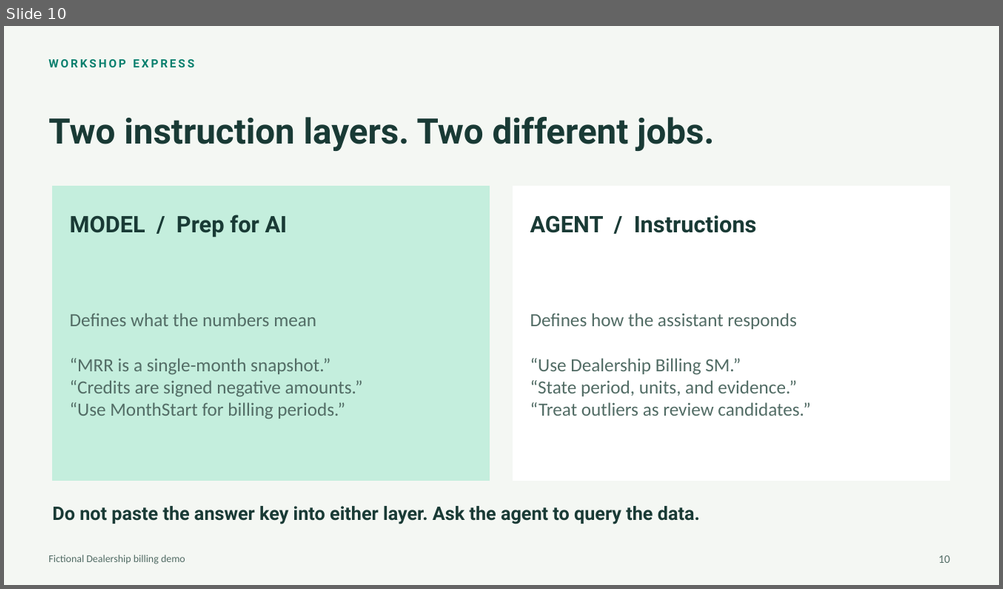
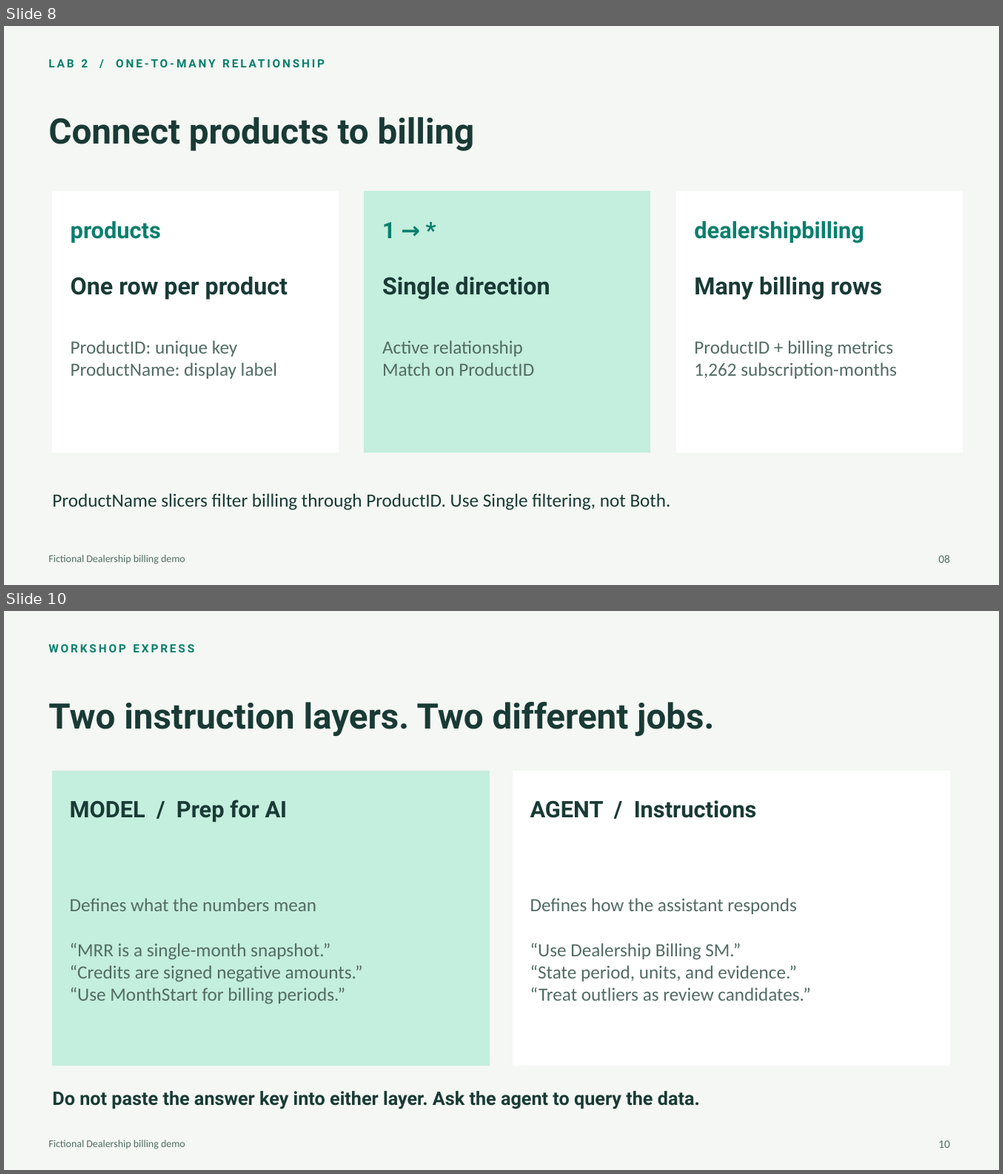
Before and after one commit to krepko7/FabricDataAgents1, a slide deck: workshop-express/Workshop-Express.pptx. Shown one above the other, each under a label of ours: slide 10 before the commit, slides 8 and 10 after it; the slides between them are not shown. The pictures are 1003x589 and 1003x1174 pixels, drawn with LibreOffice and Linux fonts; fonts in the diff are those of the drawing. Boxes give left, top, right and bottom in pixels: in the first picture for what was removed or moved away, otherwise in the second. Text is boxed around its words. In the diff, an @@ line names an element or a change of style, - is before the commit and + after.

```diff
--- a/workshop-express/Workshop-Express.pptx
+++ b/workshop-express/Workshop-Express.pptx
@@ slide 8 added at box(4, 26, 999, 585), background #F4F7F3 @@
@@ text added at box(48, 59, 88, 67), 11 pt, text #087F6D, bold @@
+LAB 2 / ONE-TO-MANY RELATIONSHIP
@@ text added at box(48, 117, 475, 151), 34 pt, text #193A35, bold @@
+Connect products to billing
@@ rectangle added at box(53, 192, 338, 453), fill #FFFFFF, outline #FFFFFF 0.8 pt @@
@@ rectangle added at box(364, 192, 650, 453), fill #C4EEDD, outline #C4EEDD 0.8 pt @@
@@ rectangle added at box(676, 192, 962, 453), fill #FFFFFF, outline #FFFFFF 0.8 pt @@
@@ text added at box(71, 221, 161, 244), 22 pt, text #087F6D, bold @@
+products
@@ text added at box(382, 222, 395, 238), 22 pt, text #087F6D, bold @@
+1 → *
@@ text added at box(694, 221, 864, 244), 22 pt, text #087F6D, bold @@
+dealershipbilling
@@ text added at box(71, 277, 287, 300), 23 pt, text #193A35, bold @@
+One row per product
@@ text added at box(382, 277, 550, 300), 23 pt, text #193A35, bold @@
+Single direction
@@ text added at box(694, 277, 882, 300), 23 pt, text #193A35, bold @@
+Many billing rows
@@ text added at box(71, 340, 277, 379), 18 pt, text #526C65 @@
+ProductID: unique key
+ProductName: display label
@@ text added at box(382, 340, 534, 376), 18 pt, text #526C65 @@
+Active relationship
+Match on ProductID
@@ text added at box(694, 340, 896, 379), 18 pt, text #526C65 @@
+ProductID + billing metrics
+1,262 subscription-months
@@ text added at box(52, 494, 671, 511), 18 pt, text #193A35 @@
+ProductName slicers filter billing through ProductID. Use Single filtering, not Both.
@@ text added at box(48, 555, 185, 565), 10 pt, text #526C65 @@
+Fictional Dealership billing demo
@@ text added at box(938, 555, 950, 563), 11 pt, text #526C65 @@
+08
```
Also in this commit, not shown: 8 slides changed, 1 slide removed, 7 other files.
